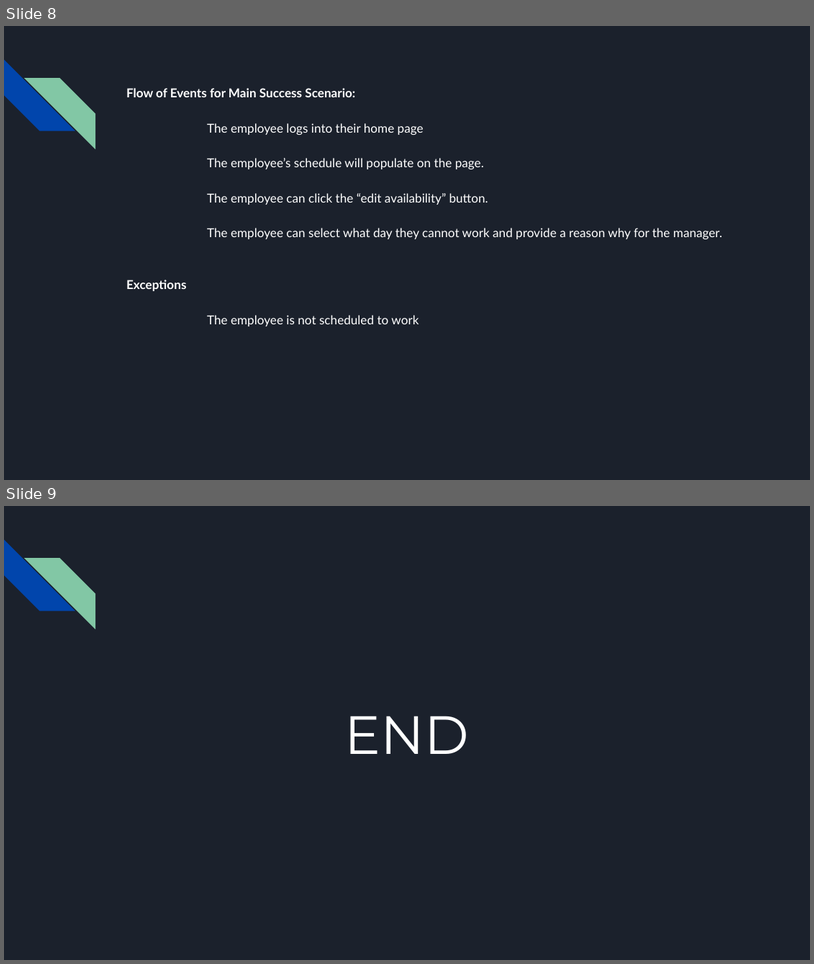
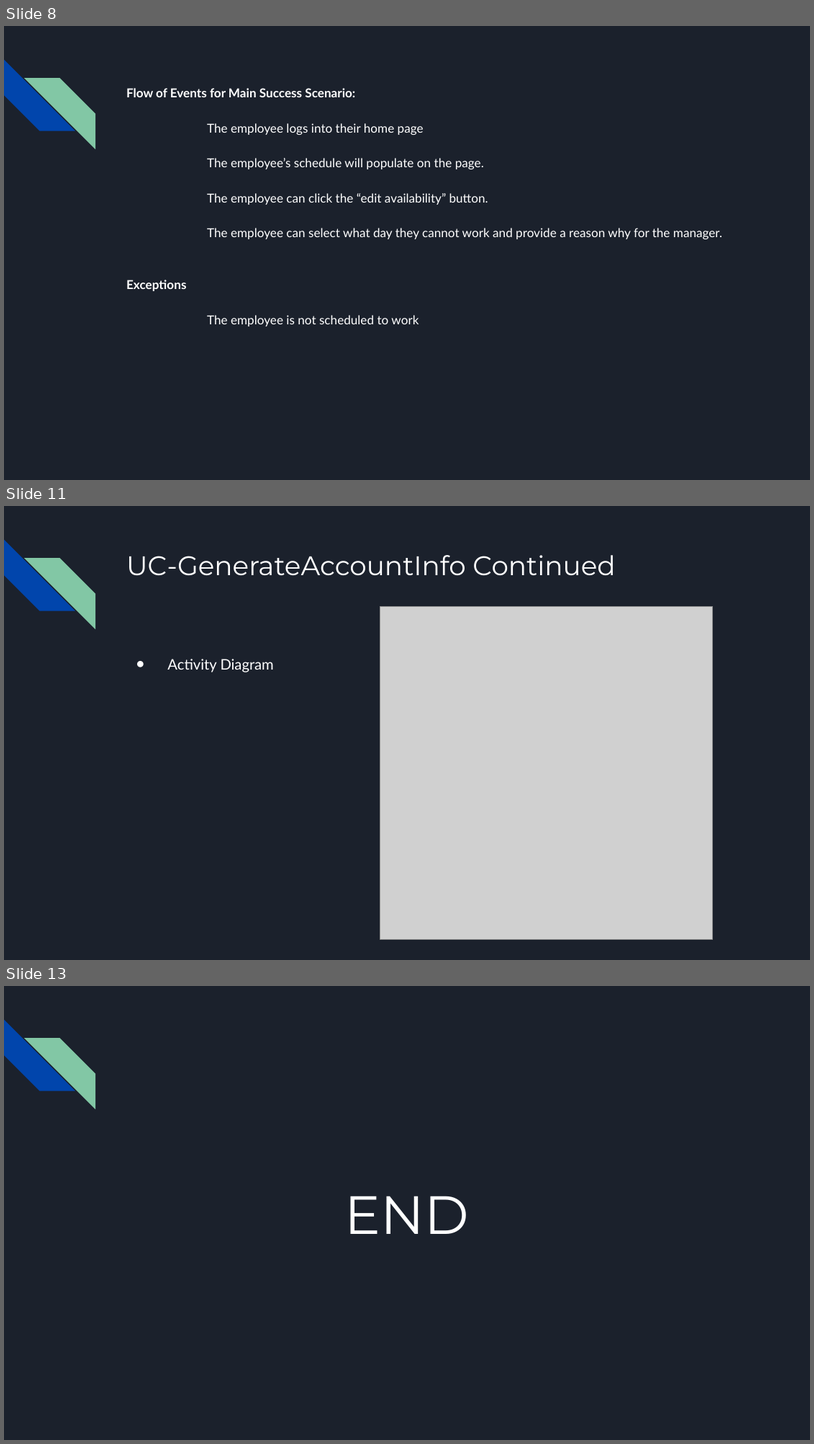
Before and after one commit to GraydonPeck/CSI4999Project, a slide deck: Documentation/4999 - Sprint5.pptx. Shown one above the other, each under a label of ours: slides 8 and 9 before the commit, slides 8, 11 and 13 after it; the slides between them are not shown. The pictures are 814x964 and 814x1444 pixels, drawn with LibreOffice and Linux fonts; fonts in the diff are those of the drawing; grey boxes stand for pictures. Boxes give left, top, right and bottom in pixels: in the first picture for what was removed or moved away, otherwise in the second. Text is boxed around its words. In the diff, an @@ line names an element or a change of style, - is before the commit and + after.

Commit message:
Powerpoint
Added some diagrams and goals for next sprint to the powerpoint slides

```diff
--- a/Documentation/4999 - Sprint5.pptx
+++ b/Documentation/4999 - Sprint5.pptx
@@ slide 11 added at (x1=4, y1=506, x2=810, y2=960), background #1B212C; not listed: 2 template elements that a slide beside it also shows @@
@@ title added at (x1=126, y1=555, x2=615, y2=576), 24 pt, text #FFFFFF @@
+UC-GenerateAccountInfo Continued
@@ picture added at (x1=381, y1=606, x2=712, y2=939) @@
@@ text added at (x1=167, y1=659, x2=274, y2=672), 13 pt, text #FFFFFF @@
+● Activity Diagram
@@ what was slide 9 is now slide 13 @@
```
Also in this commit, not shown: 1 slide changed, 3 other slides added.
